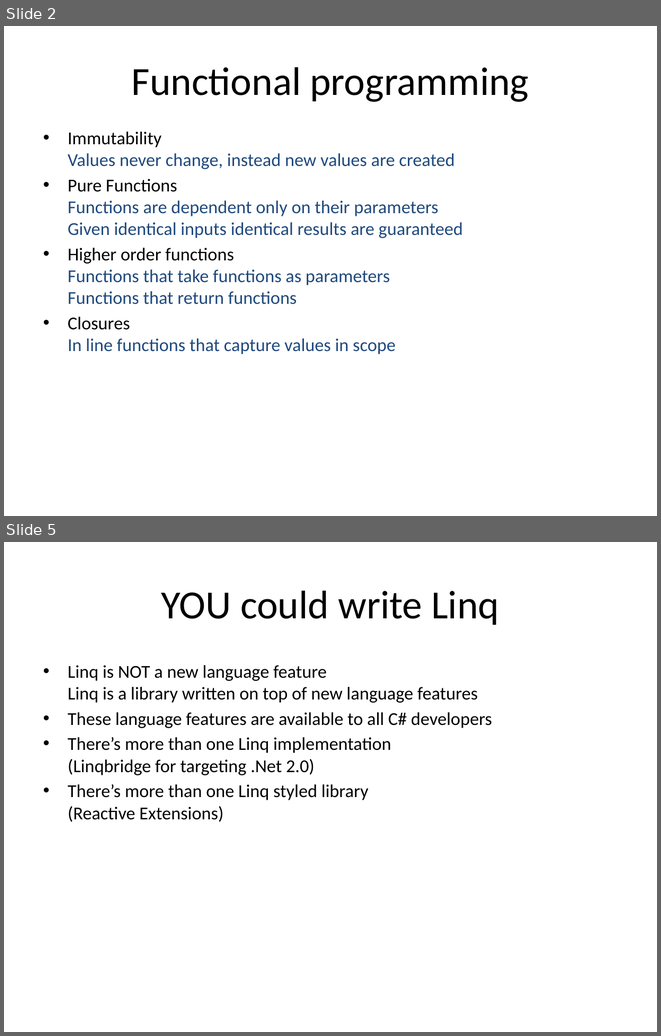
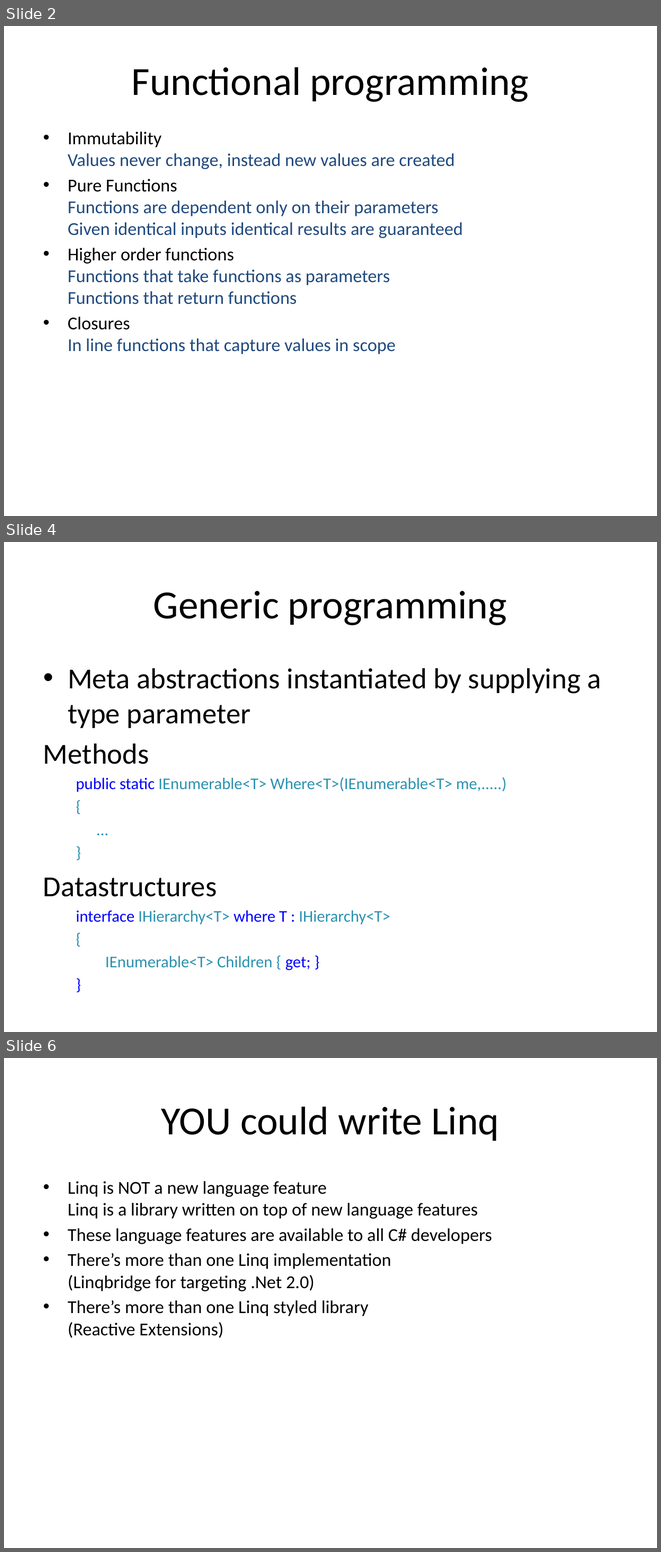
Before and after one commit to mlidbom/CSharpElevate, a slide deck: CSharp3.pptx. Shown one above the other, each under a label of ours: slides 2 and 5 before the commit, slides 2, 4 and 6 after it; the slides between them are not shown. The pictures are 661x1036 and 661x1552 pixels, drawn with LibreOffice and Linux fonts; fonts in the diff are those of the drawing. Boxes give left, top, right and bottom in pixels: in the first picture for what was removed or moved away, otherwise in the second. Text is boxed around its words. In the diff, an @@ line names an element or a change of style, - is before the commit and + after.

```diff
--- a/CSharp3.pptx
+++ b/CSharp3.pptx
@@ slide 4 added at (4,542,657,1032), background #FFFFFF @@
@@ title added at (153,591,507,625), 44 pt, text #000000 @@
+Generic programming
@@ text added at (43,668,601,970), 18 pt, text #2B91AF @@
+• Meta abstractions instantiated by supplying a type parameter
+Methods
+  public static IEnumerable<T> Where<T>(IEnumerable<T> me,.....)
+  {
+  ...
+  }
+Datastructures
+  interface IHierarchy<T> where T : IHierarchy<T>
+  {
+  IEnumerable<T> Children { get; }
+  }
@@ what was slide 5 is now slide 6 @@
```
Also in this commit, not shown: 2 slides changed.
